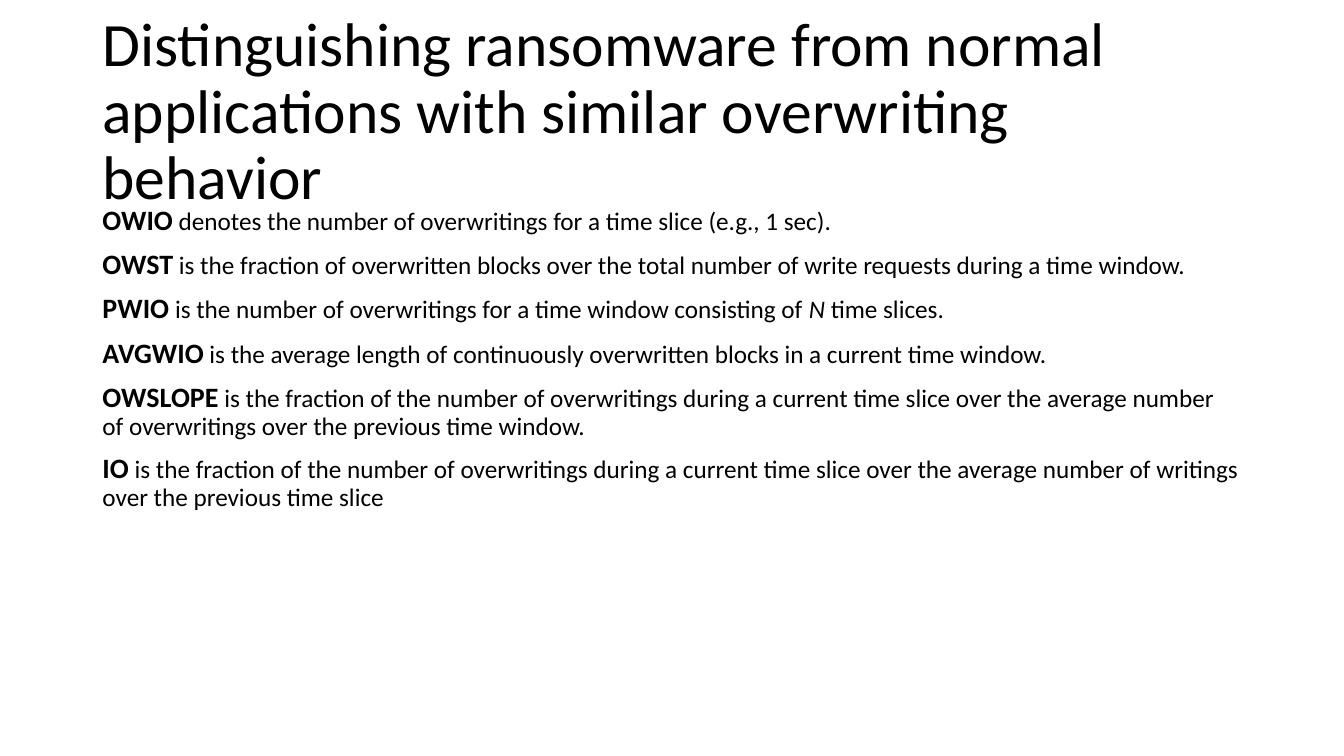
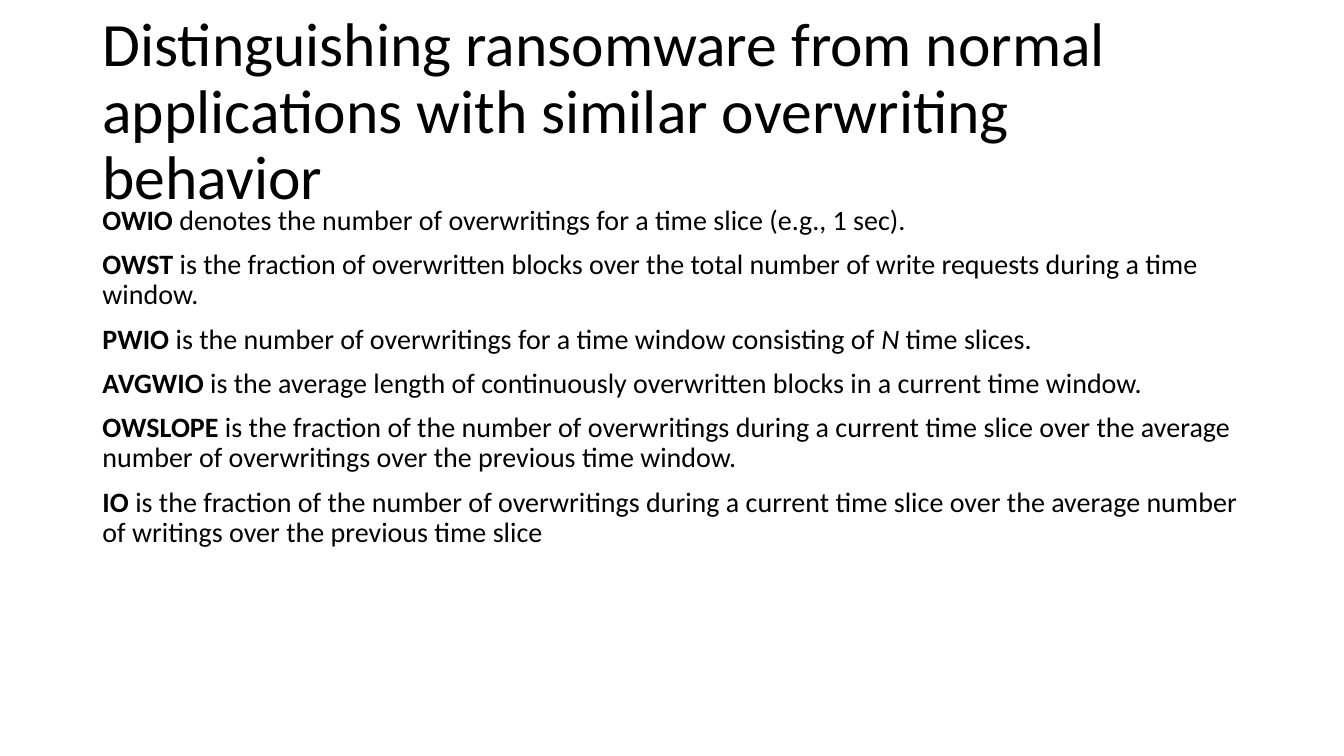
Before and after one commit to Mipt-OpenChannelSSD-Lab/Experiment, a slide deck: slide 8 of Ransome_SSD_project.pptx. Drawn at 1344x756 pixels with LibreOffice and Linux fonts; fonts in the diff are those of the drawing. Boxes give left, top, right and bottom in pixels: in the first picture for what was removed or moved away, otherwise in the second. Text is boxed around its words. In the diff, an @@ line names an element or a change of style, - is before the commit and + after.

```diff
--- a/Ransome_SSD_project.pptx
+++ b/Ransome_SSD_project.pptx
@@ text "OWIO denotes the number of ..." at [102,209,1237,547]: size 18 to 20 pt @@
```
Also in this commit, not shown: 3 other slides changed, 1 slide added, 1 slide removed.
